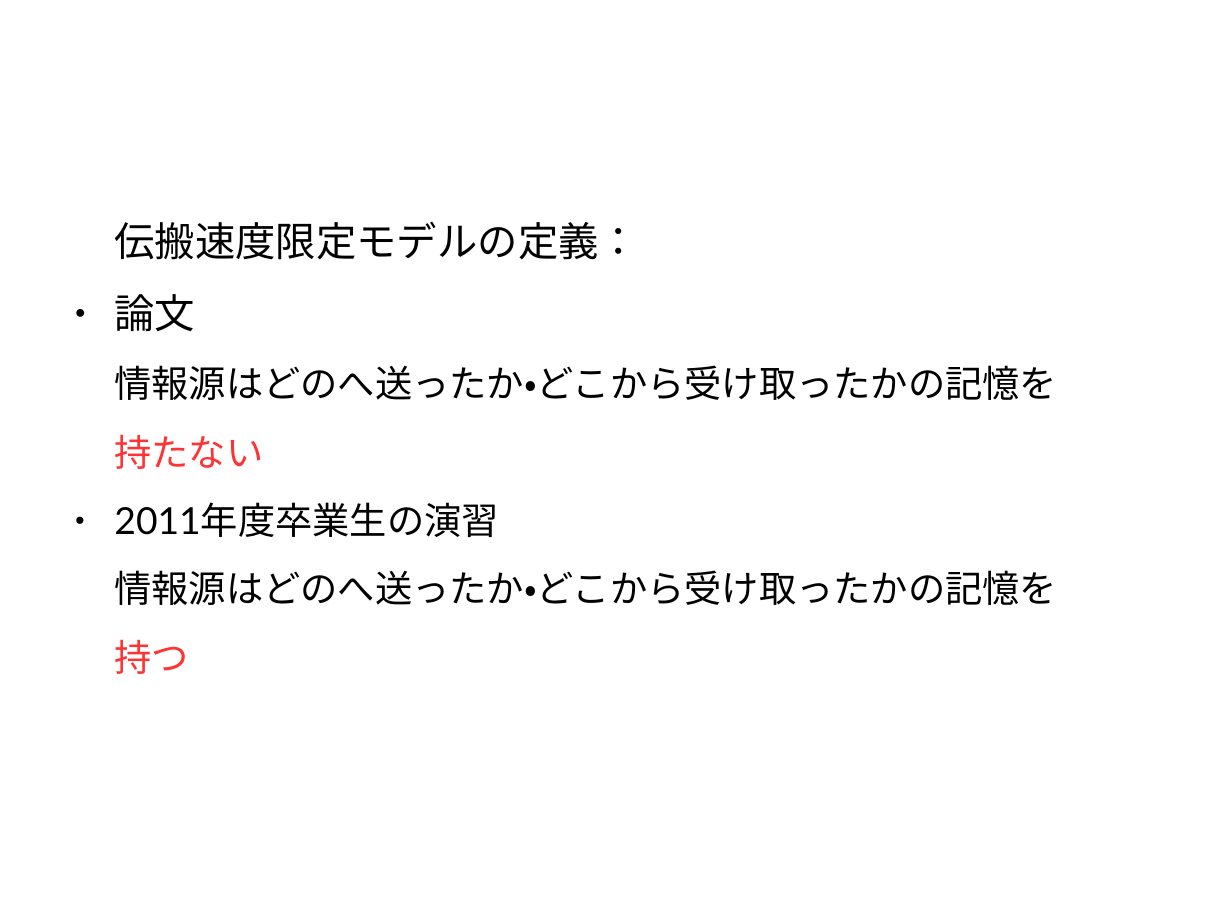
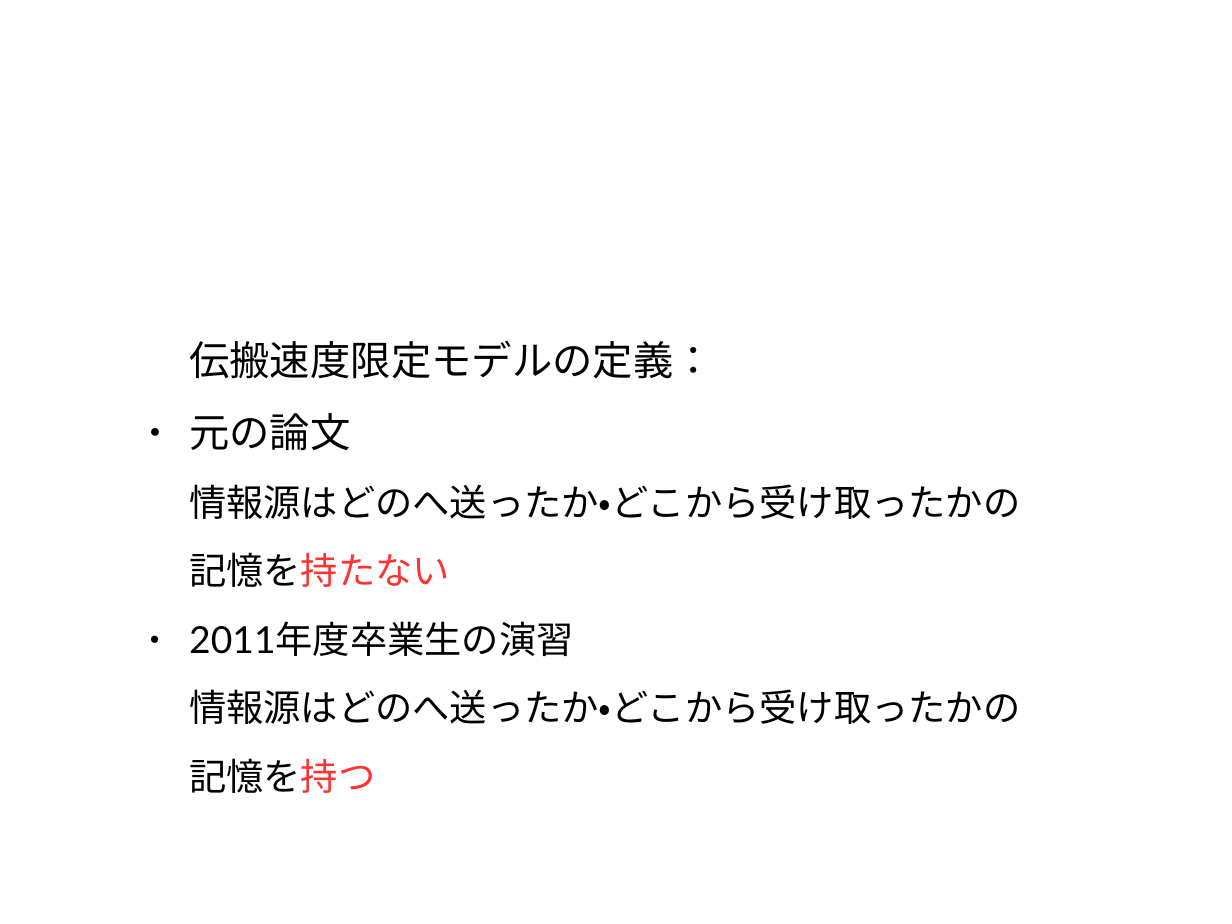
Before and after one commit to awesomest/NetWork_g-2015, a slide deck: slide 32 of 中間発表.odp (slide 29 before the commit). Drawn at 1232x924 pixels with LibreOffice and Linux fonts; fonts in the diff are those of the drawing; background and template pictures are left out. Boxes give left, top, right and bottom in pixels: in the first picture for what was removed or moved away, otherwise in the second. Text is boxed around its words. In the diff, an @@ line names an element or a change of style, - is before the commit and + after.

```diff
--- a/中間発表.odp
+++ b/中間発表.odp
@@ text "伝搬速度限定モデルの定義：": place and size @@
-text "伝搬速度限定モデルの定義：" at <box>114,222,1057,674</box>
+text "伝搬速度限定モデルの定義：" at <box>189,341,1020,793</box>
@@ text at <box>189,413,1020,587</box>: text changed @@
-● 論文
-情報源はどのへ送ったか・どこから受け取ったかの記憶を
-持たない
+● 元の論文
+情報源はどのへ送ったか・どこから受け取ったかの
+記憶を持たない
@@ text at <box>189,689,1020,793</box>: spaces changed @@
-情報源はどのへ送ったか・どこから受け取ったかの記憶を
-持つ
+情報源はどのへ送ったか・どこから受け取ったかの
+記憶を持つ
```
Also in this commit, not shown: 36 other slides changed, 6 slides added, 2 slides removed.
